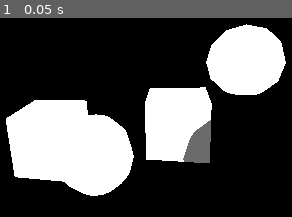
Above: before the commit, frame 1.
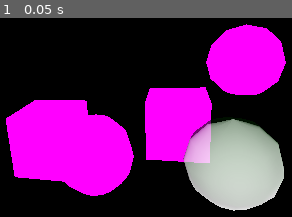
Above: after the commit, the same moment.

Repository: TheHanged-Man/godot-deferred-demo
Game: Godot game, scene res://node_3d.tscn
The game is run twice, just before and just after one commit, with the same random seed, the same clock (stepped at 60 frames per second) and the same inputs.
Inputs:
- Up to frame 1 (0.05 s): no input

The runs differ from the first frame. In frame 1, 42% of the frame differs, in the area x 2-98%, y 3-97%.
Error before the commit: Invalid call. Nonexistent function 'get_render_buffer' in base 'Window'. (res://node_3d.gd:9)
Error after the commit: Invalid call. Nonexistent function 'get_render_buffer' in base 'Window'. (res://node_3d.gd:13)

Commit message:
更新demo，用于测试shader新增参数

Diff:
--- a/ball.gdshader
+++ b/ball.gdshader
@@ -6,6 +6,7 @@
 }
 
 void fragment() {
+	ALBEDO = vec3(1.0, 0.0, 1.0);
 	// Called for every pixel the material is visible on.
 }
 
--- /dev/null
+++ b/deferred.gdshader
@@ -0,0 +1,17 @@
+shader_type deferred_process;
+
+void light() {
+	if (LIGHT_IS_DIRECTIONAL) {
+		vec3 z = normalize((INV_VIEW_MATRIX * vec4(LIGHT_DIR, 0.0)).xyz);
+		if (dot(z, vec3(0.0, 0.0, -1.0)) <= -0.999) {
+			LIGHT_COLOR = vec3(0.0, 1.0, 0.0);
+		} else {
+			LIGHT_COLOR = vec3(1.0, 0.0, 0.0);
+		}
+	}
+}
+
+void process() {
+	// post_process
+	 COLOR = vec3(1.0, 1.0, 1.0);
+}
--- a/post.tres
+++ b/deferred.tres
@@ -1,6 +1,6 @@
 [gd_resource type="ShaderMaterial" load_steps=2 format=3 uid="uid://calw7ood2mo56"]
 
-[ext_resource type="Shader" path="res://post.gdshader" id="1_2ot6o"]
+[ext_resource type="Shader" path="res://deferred.gdshader" id="1_2ot6o"]
 
 [resource]
 shader = ExtResource("1_2ot6o")
--- a/node_3d.gd
+++ b/node_3d.gd
@@ -1,29 +1,33 @@
 extends Node3D
 
-var postMaterial = load("res://post.tres")
+var deferredMaterial = load("res://deferred.tres")
 
 # Called when the node enters the scene tree for the first time.
 func _ready():
-	await  get_tree().process_frame
-	await  get_tree().process_frame
-	var buffer :RenderSceneBuffersRD =get_viewport().get_render_buffer()
-	var rid = buffer.get_texture("render_buffers","custom_0")
-	var texture:Texture2DRD= Texture2DRD.new()
-	texture.texture_rd_rid=rid
-	$CanvasLayer/Custom_0.texture=texture
+	for _i in 2:
+		await get_tree().process_frame
 
+	var buffer: RenderSceneBuffersRD
+	var rid: RID
+	var texture: Texture2DRD
+	buffer = get_viewport().get_render_buffer()
+	buffer.set_meta("deferred_process_material", deferredMaterial.get_rid())
 
-	buffer.set_meta("post_process_material", postMaterial.get_rid())
-	rid = buffer.get_texture("render_buffers","custom_color")
+	#法线贴图是-1到1，无法直接渲染
+	#rid = buffer.get_texture("render_buffers", "custom_0")
+	#texture = Texture2DRD.new()
+	#texture.texture_rd_rid = rid
+	#$CanvasLayer/Custom_0.texture = texture
+
+	rid = buffer.get_texture("render_buffers", "custom_color")
 	texture = Texture2DRD.new()
-	texture.texture_rd_rid=rid
-	$CanvasLayer/Custom_1.texture=texture
-	print(rid)
+	texture.texture_rd_rid = rid
+	$CanvasLayer/Custom_1.texture = texture
 
-	rid = buffer.get_texture("render_buffers","position")
+	rid = buffer.get_texture("render_buffers", "defer_position")
 	texture = Texture2DRD.new()
-	texture.texture_rd_rid=rid
-	$CanvasLayer/Custom_2.texture=texture
+	texture.texture_rd_rid = rid
+	$CanvasLayer/Custom_2.texture = texture
 
 # Called every frame. 'delta' is the elapsed time since the previous frame.
 func _process(delta):
--- a/node_3d.tscn
+++ b/node_3d.tscn
@@ -40,8 +40,12 @@
 script = ExtResource("1_207ab")
 
 [node name="DirectionalLight3D" type="DirectionalLight3D" parent="."]
-transform = Transform3D(-0.866025, -0.433013, 0.25, 0, 0.5, 0.866025, -0.5, 0.75, -0.433013, 0, 0, 0)
-visible = false
+shadow_enabled = true
+
+[node name="DirectionalLight3D2" type="DirectionalLight3D" parent="."]
+transform = Transform3D(1, 0, 0, 0, 0.594556, 0.804054, 0, -0.804054, 0.594556, 0, 0, 0)
+light_color = Color(0, 1, 0, 1)
+light_energy = 0.01
 shadow_enabled = true
 
 [node name="WorldEnvironment" type="WorldEnvironment" parent="."]
--- a/post.gdshader
+++ /dev/null
@@ -1,6 +0,0 @@
-shader_type post_process;
-
-void process() {
-	// post_process
-	COLOR_PERCENT = 1.0;
-}
